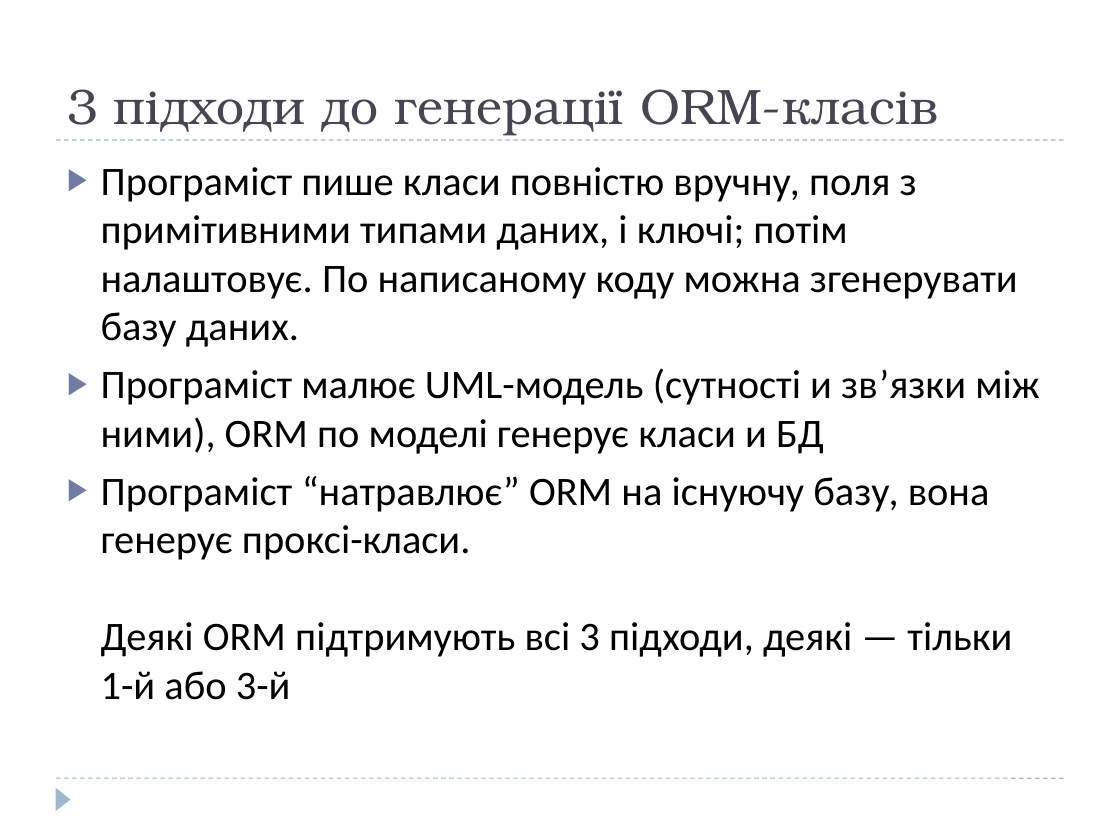
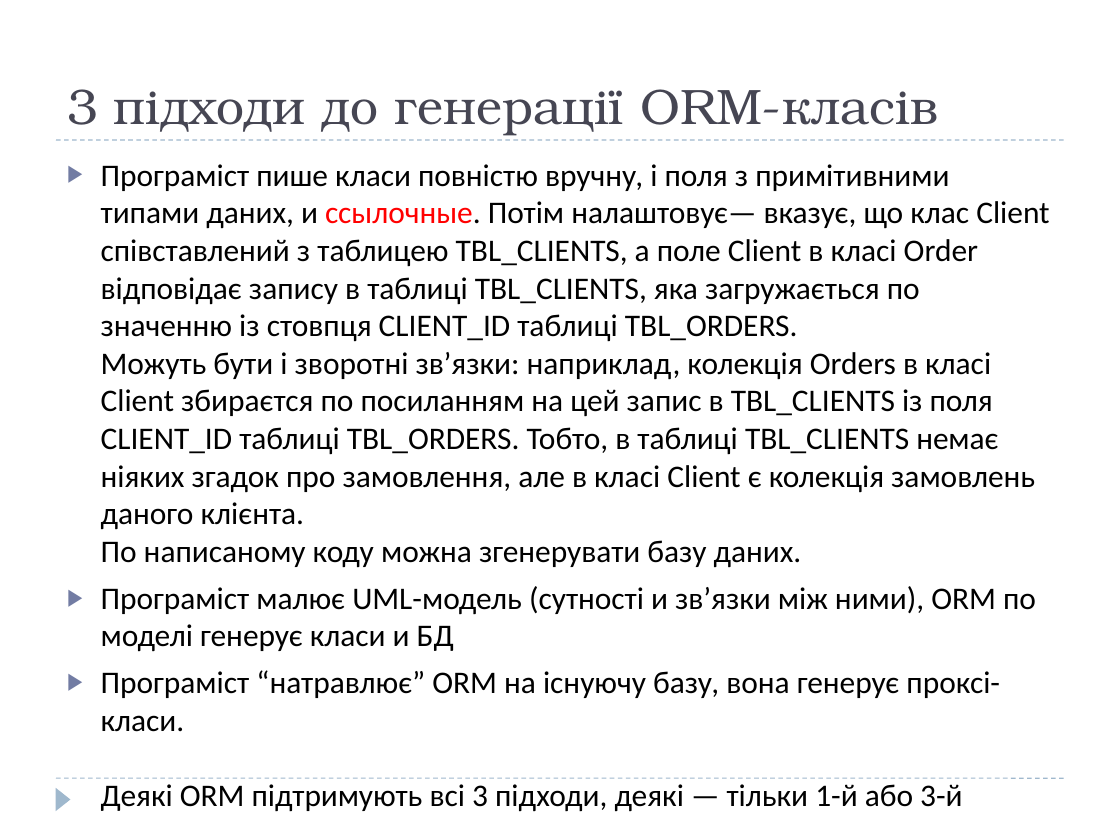
Before and after one commit to vovanovak/ExpSys, a slide deck: slide 3 of Documents/DB.pptx. Drawn at 1120x840 pixels with LibreOffice and Linux fonts; fonts in the diff are those of the drawing. Boxes give left, top, right and bottom in pixels: in the first picture for what was removed or moved away, otherwise in the second. Text is boxed around its words. In the diff, an @@ line names an element or a change of style, - is before the commit and + after.

```diff
--- a/Documents/DB.pptx
+++ b/Documents/DB.pptx
@@ text at (101,164,1049,568): text changed; size 26 to 20.1 pt @@
-▶ Програміст пише класи повністю вручну, поля з примітивними типами даних, і ключі; потім налаштовує. По написаному коду можна згенерувати базу даних.
+▶ Програміст пише класи повністю вручну, і поля з примітивними типами даних, и ссылочные. Потім налаштовує— вказує, що клас Client співставлений з таблицею TBL_CLIENTS, а поле Client в класі Order відповідає запису в таблиці TBL_CLIENTS, яка загружається по значенню із стовпця CLIENT_ID таблиці TBL_ORDERS.
+  Можуть бути і зворотні зв’язки: наприклад, колекція Orders в класі Client збираєтся по посиланням на цей запис в TBL_CLIENTS із поля CLIENT_ID таблиці TBL_ORDERS. Тобто, в таблиці TBL_CLIENTS немає ніяких згадок про замовлення, але в класі Client є колекція замовлень даного клієнта.
+  По написаному коду можна згенерувати базу даних.
@@ text at (101,586,1036,732): size 26 to 20.1 pt in "Програміст малює UML-модель (сутності и зв’язки між ...", "Програміст “натравлює” ORM на існуючу базу, вона ..." @@
```
Also in this commit, not shown: 6 slides added, 1 slide removed.
